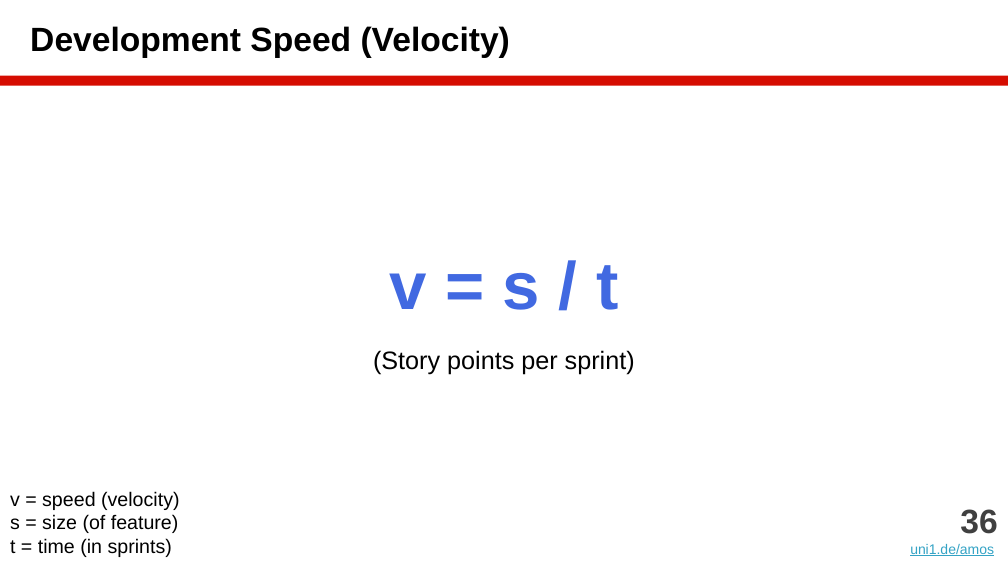
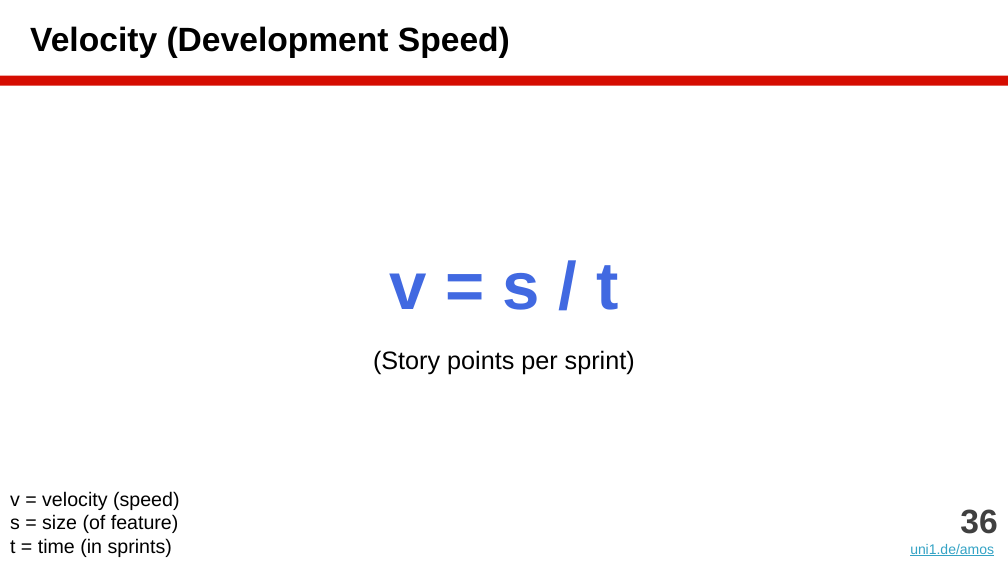
Before and after one commit to dirkriehle/amos-course, a slide deck: slide 36 of Lecture slides/AMOS B04 - Agile Planning.pptx. Drawn at 1008x567 pixels with LibreOffice and Linux fonts; fonts in the diff are those of the drawing. Boxes give left, top, right and bottom in pixels: in the first picture for what was removed or moved away, otherwise in the second. Text is boxed around its words. In the diff, an @@ line names an element or a change of style, - is before the commit and + after.

```diff
--- a/Lecture slides/AMOS B04 - Agile Planning.pptx
+++ b/Lecture slides/AMOS B04 - Agile Planning.pptx
@@ title at [30,26,510,58]: text changed @@
-Development Speed (Velocity)
+Velocity (Development Speed)
@@ text at [10,491,180,510]: text changed @@
-v = speed (velocity)
+v = velocity (speed)
```
Also in this commit, not shown: 2 other slides changed, 11 other files.
